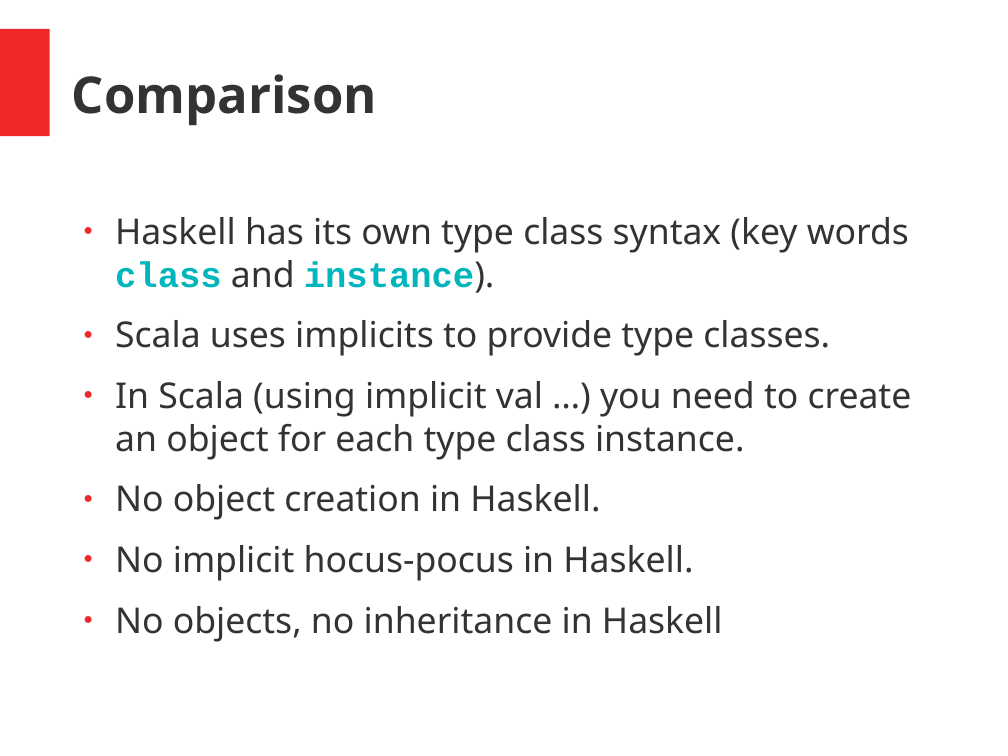
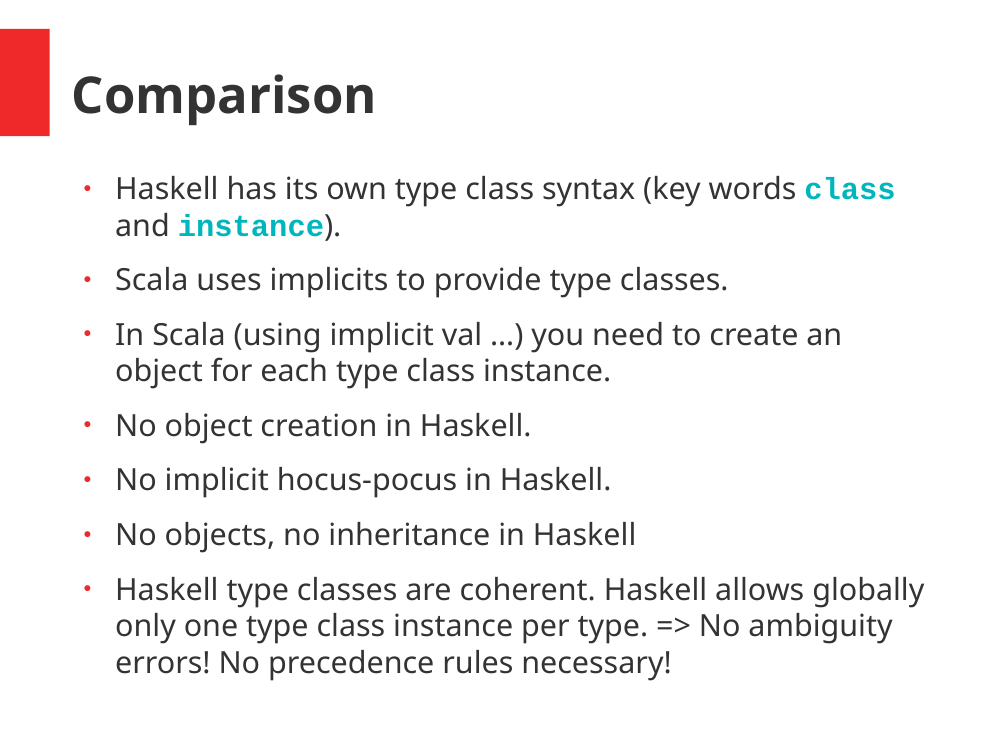
Before and after one commit to hermannhueck/typeclasses, a slide deck: slide 43 of Slides/TypeClasses.pptx (slide 42 before the commit). Drawn at 1008x756 pixels with LibreOffice and Linux fonts; fonts in the diff are those of the drawing. Boxes give left, top, right and bottom in pixels: in the first picture for what was removed or moved away, otherwise in the second. Text is boxed around its words. In the diff, an @@ line names an element or a change of style, - is before the commit and + after.

```diff
--- a/Slides/TypeClasses.pptx
+++ b/Slides/TypeClasses.pptx
@@ text "Haskell has its own type ...": place and size @@
-text "Haskell has its own type ..." at box(115, 217, 912, 642)
+text "Haskell has its own type ..." at box(115, 176, 924, 681)
@@ text at box(115, 176, 895, 553): size 28 to 24 pt in "Haskell has its own type class syntax ...", "Scala uses implicits to provide type classes.", "In Scala (using implicit val …) you ...", "No object creation in Haskell." and 2 more places @@
@@ text at box(115, 577, 924, 681): paragraph added @@
+● Haskell type classes are coherent. Haskell allows globally only one type class instance per type. => No ambiguity errors! No precedence rules necessary!
```
Also in this commit, not shown: 4 other slides changed, 1 slide added, 1 other file.
